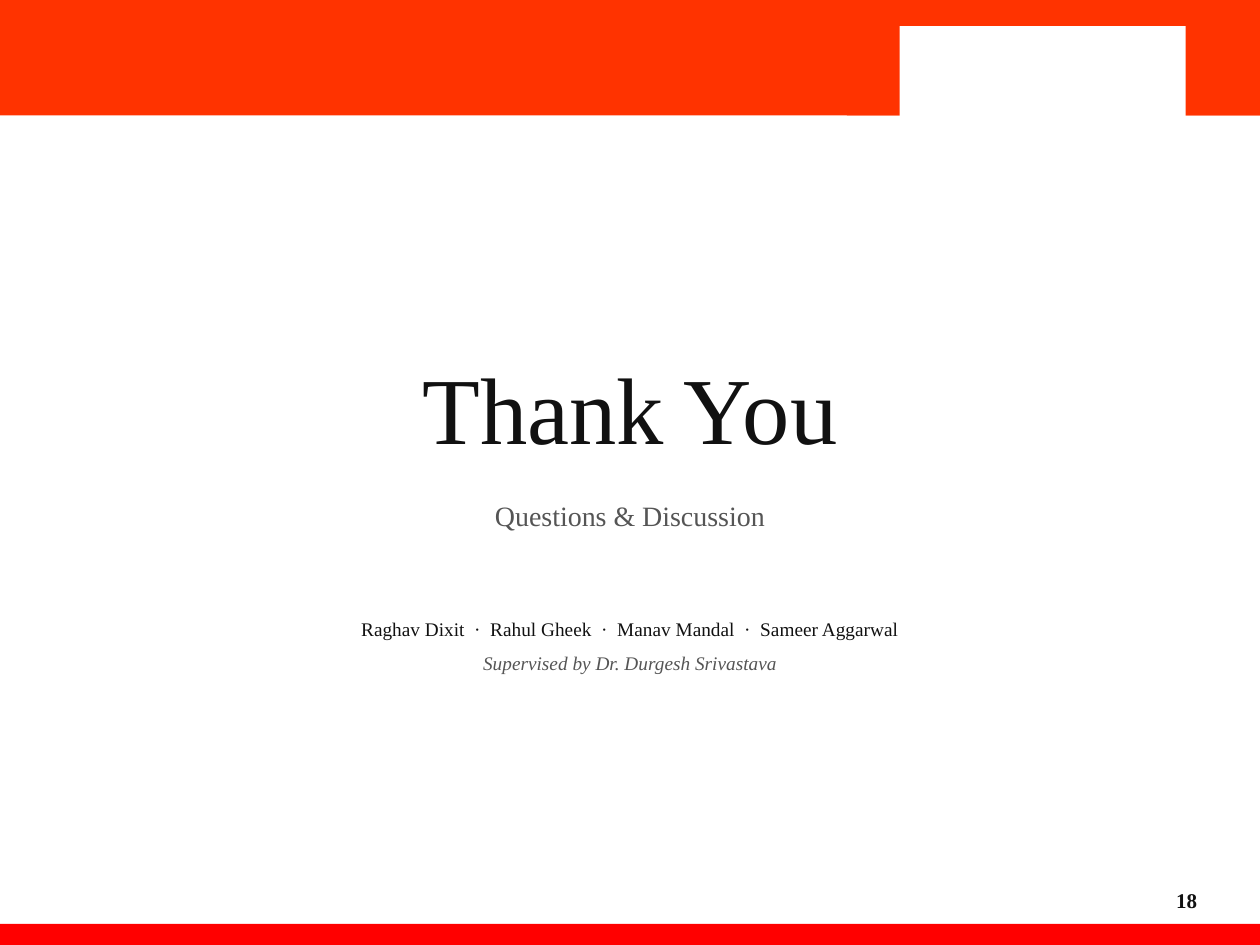
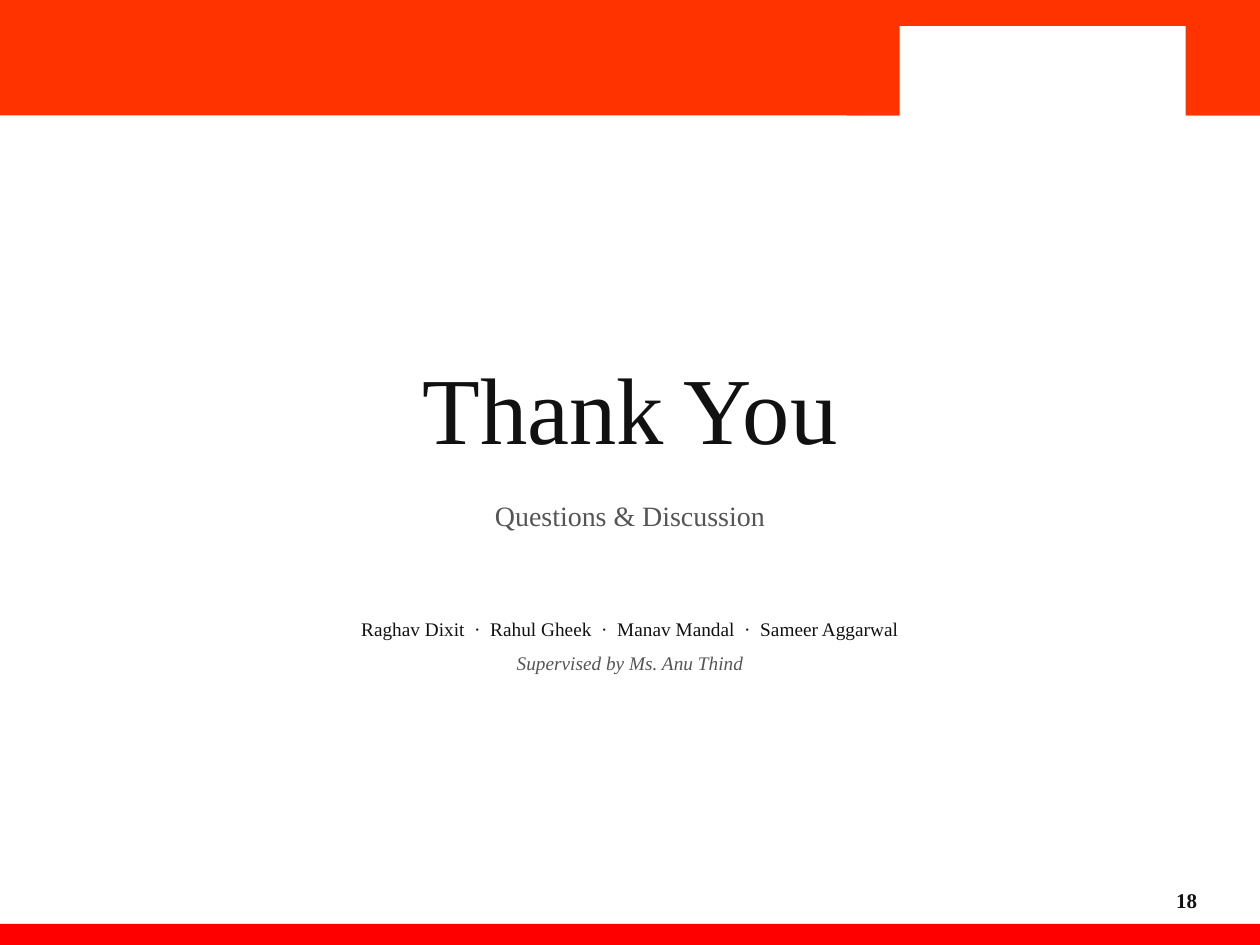
Before and after one commit to raghavdixit-2006/Thread, a slide deck: slide 18 of docs/THREAD_Project_Presentation.pptx. Drawn at 1260x945 pixels with LibreOffice and Linux fonts; fonts in the diff are those of the drawing; background and template pictures are left out. Boxes give left, top, right and bottom in pixels: in the first picture for what was removed or moved away, otherwise in the second. Text is boxed around its words. In the diff, an @@ line names an element or a change of style, - is before the commit and + after.

Commit message:
docs(ppt): align guide and roll numbers with report
Use Ms. Anu Thind and the corrected roll numbers for Manav Mandal and Sameer Aggarwal.

```diff
--- a/docs/THREAD_Project_Presentation.pptx
+++ b/docs/THREAD_Project_Presentation.pptx
@@ text at bbox=[517, 656, 743, 674]: text changed @@
-Supervised by Dr. Durgesh Srivastava
+Supervised by Ms. Anu Thind
```
Also in this commit, not shown: 1 other slide changed, 2 other files.
